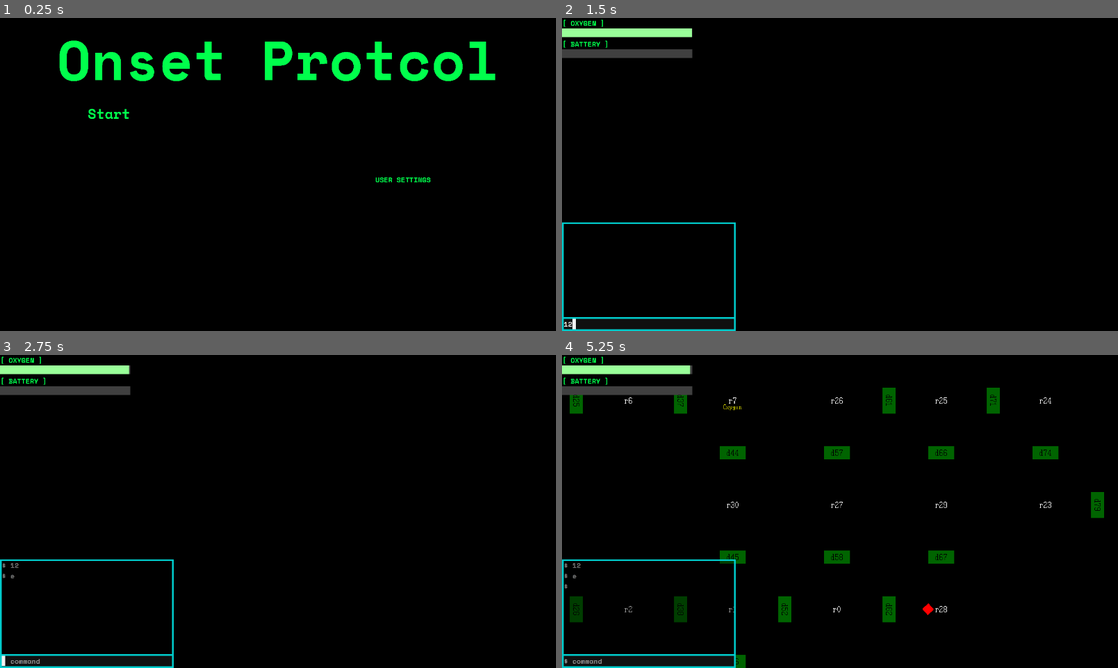
Above: before the commit, frames 1-4 (two rows, left to right).
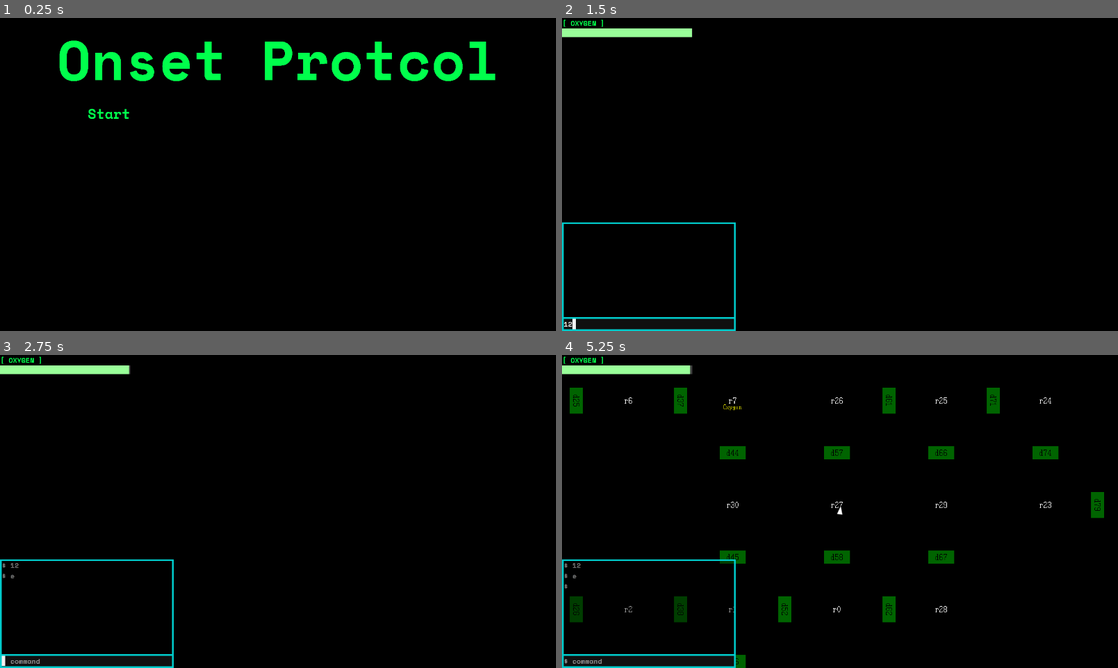
Above: after the commit, the same moments.

Repository: sirarandor/onset-protocol
Game: Godot game, scene res://scenes/base/Main.tscn
The game is run twice, just before and just after one commit, with the same random seed, the same clock (stepped at 60 frames per second) and the same inputs.
Inputs (mouse positions are in pixels of both pictures, inside the frame that each line leads up to):
- Up to frame 1 (0.25 s): no input
- Up to frame 2 (1.5 s): click "Start" at 0.5 s; click (650, 324) at 1.27 s; type "12" at 1.35 s
- Up to frame 3 (2.75 s): tap Enter (ui_accept) at 2, 2.27 s; move the mouse to (305, 511) at 2.02 s; hold Up (ui_up) from 2.03 s (still down); hold E (onset_interact) from 2.03 s (still down)
- Up to frame 4 (5.25 s): keep holding Up (ui_up); tap Enter (ui_accept) at 2.75, 3.02, 4.52 s; move the mouse to (812, 511) at 2.77 s; release E (onset_interact) at 2.78 s; tap Tab (onset_showsystem) at 2.85 s; move the mouse to (851, 505) at 3.52 s; hold Q (onset_throw) 3.53-4.28 s; move the mouse to (834, 517) at 4.27 s; tap E (onset_interact) at 4.35 s; move the mouse to (878, 514) at 5.02 s; hold Tab (onset_showsystem) from 5.03 s (still down)

The runs differ from the first frame. In frame 1, 0.1% of the frame differs, in the area x 67-78%, y 50-53%; in frame 2, 0.7%; in frame 3, 0.7%; in frame 4, 0.8%, in the area x 0-67%, y 7-84%.

Commit message:
Made a few changes to export.

Diff:
--- a/scenes/base/Game.tscn
+++ b/scenes/base/Game.tscn
@@ -23,6 +23,7 @@
 
 [node name="Intruder" parent="Ship" instance=ExtResource("5_s16vy")]
 transform = Transform3D(1, 0, 0, 0, 1, 0, 0, 0, 1, 7, 0, 0)
+visible = false
 
 [node name="NavigationRegion3D" type="NavigationRegion3D" parent="."]
 navigation_mesh = SubResource("NavigationMesh_2x85d")
--- a/scenes/base/Menu.tscn
+++ b/scenes/base/Menu.tscn
@@ -52,6 +52,7 @@
 text = "Connect Client"
 
 [node name="Panel" type="Panel" parent="."]
+visible = false
 layout_mode = 1
 anchors_preset = 6
 anchor_left = 1.0
--- a/scenes/living/Player/player.tscn
+++ b/scenes/living/Player/player.tscn
@@ -652,6 +652,7 @@
 show_percentage = false
 
 [node name="Label2" type="Label" parent="HUD/Window/System/Status"]
+visible = false
 layout_mode = 0
 offset_top = 48.0
 offset_right = 108.0
--- a/source/intruder.gd
+++ b/source/intruder.gd
@@ -11,9 +11,8 @@
 	$NavigationAgent3D.target_desired_distance = 0
 
 	$Sounds/Timer.connect("timeout", _on_soundtimer)
-	$Sounds/Timer.start()
+	#$Sounds/Timer.start()
 
-	rng = RandomNumberGenerator.new()
 func nav_setup():
 	await get_tree().physics_frame
 
Not shown: 15 places in content/base.tres that only renumber resources
